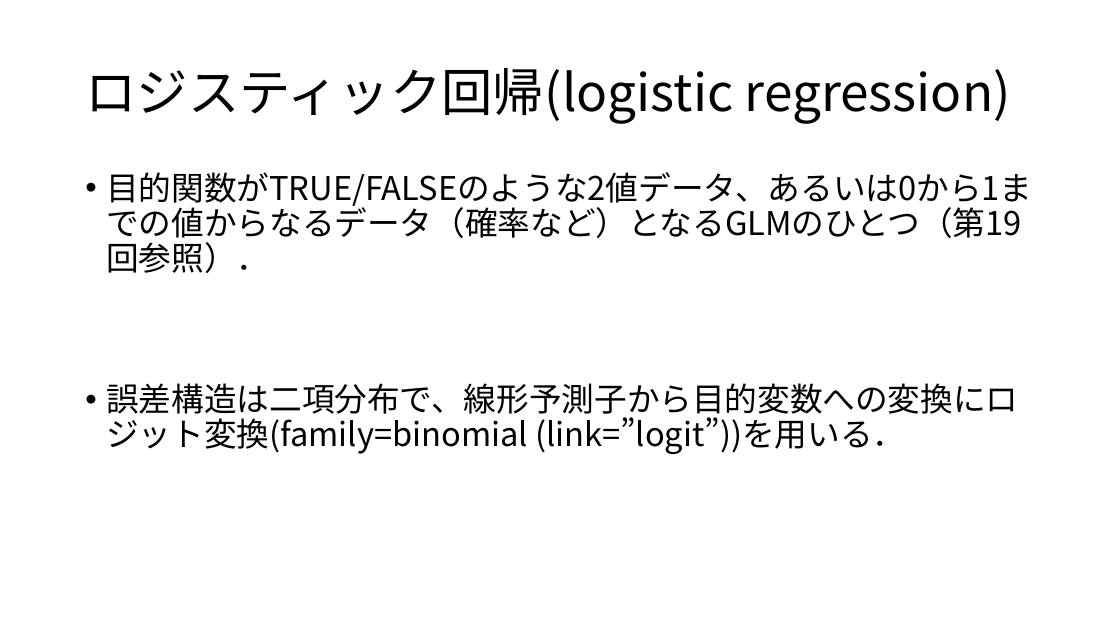
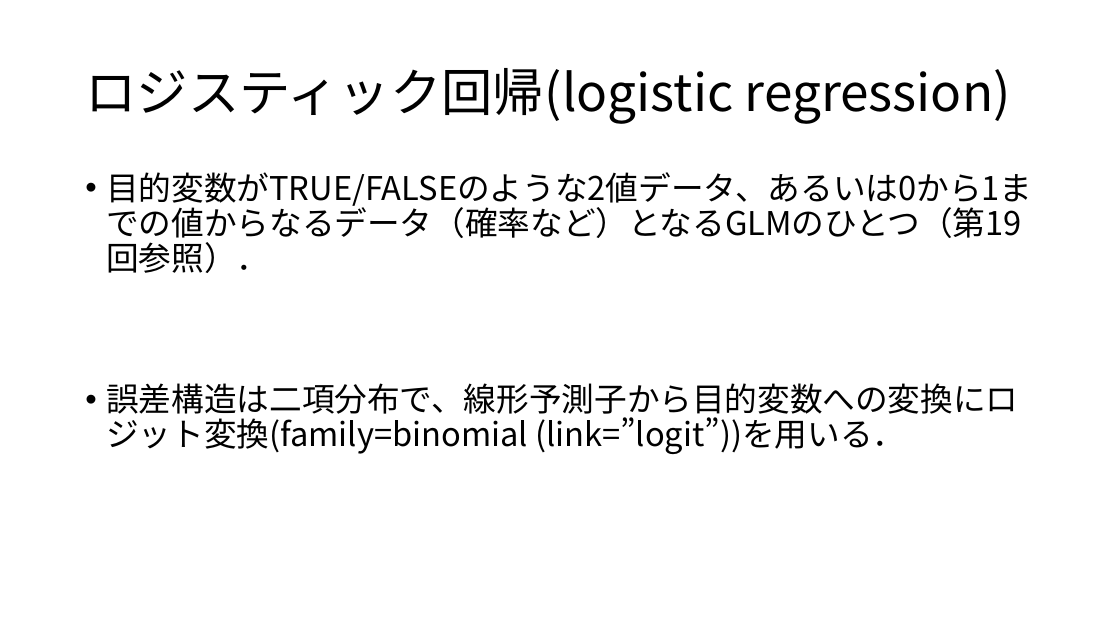
Before and after one commit to KoHMB/Shigen_kensyu_FRA, a slide deck: slide 2 of R/スライド/第33回.pptx. Drawn at 1120x630 pixels with LibreOffice and Linux fonts; fonts in the diff are those of the drawing. Boxes give left, top, right and bottom in pixels: in the first picture for what was removed or moved away, otherwise in the second. Text is boxed around its words. In the diff, an @@ line names an element or a change of style, - is before the commit and + after.

```diff
--- a/R/スライド/第33回.pptx
+++ b/R/スライド/第33回.pptx
@@ text at box(106, 172, 1032, 244): text changed @@
-• 目的関数がTRUE/FALSEのような2値データ、あるいは0から1までの値からなるデータ（確率など）となるGLMのひとつ（第19回参照）．
+• 目的変数がTRUE/FALSEのような2値データ、あるいは0から1までの値からなるデータ（確率など）となるGLMのひとつ（第19回参照）．
```
Also in this commit, not shown: 1 other slide changed, 2 slides added, 7 other files.
